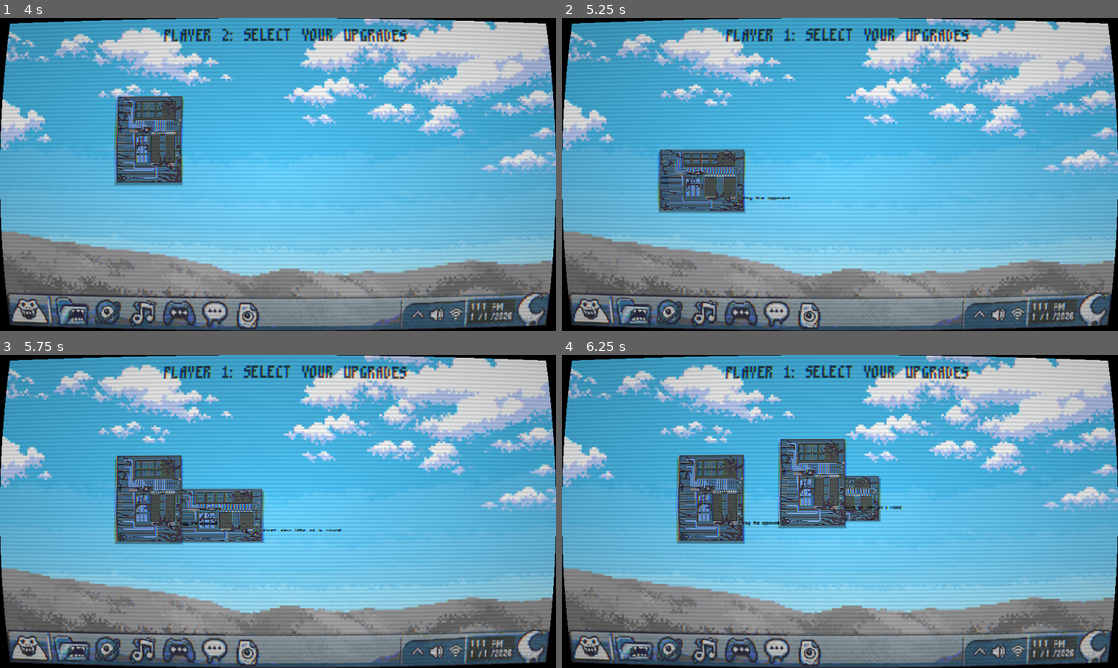
Above: before the commit, frames 1-4 (two rows, left to right).
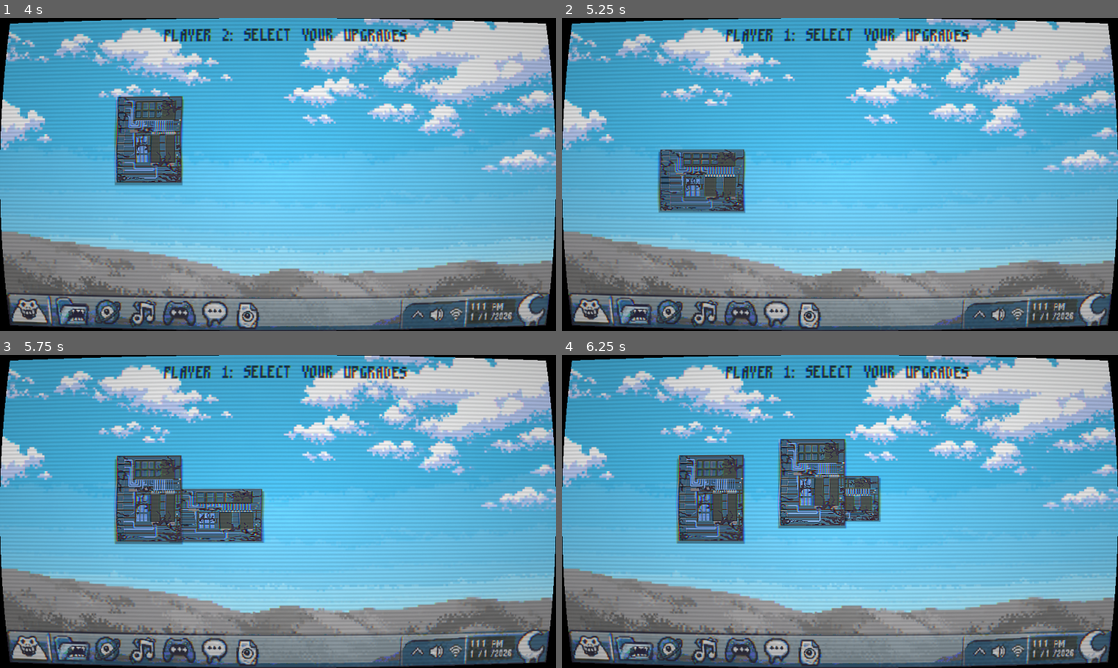
Above: after the commit, the same moments.

Repository: Filkspline/CreatureFeature
Game: Godot game, scene res://scenes/main_menu.tscn
The game is run twice, just before and just after one commit, with the same random seed, the same clock (stepped at 60 frames per second) and the same inputs. The engine's default icon, where the game draws it, is replaced by a stand-in: a white triangle on a blue panel in a dark square. Sound files missing from this copy of the repository are replaced by a short silence.
Inputs (mouse positions are in pixels of both pictures, inside the frame that each line leads up to):
- Up to frame 1 (4 s): click "Play" at 0.5 s; tap A (LeftP1) at 1.25, 2, 2.75 s; move the mouse to (400, 158) at 1.27 s; hold D (MenuTabRight) 1.28-2 s; tap Left (LeftP2) at 1.35 s; click (400, 158) at 1.42 s; drag from (166, 190) to (250, 237) at 2.02 s; move the mouse to (333, 105) at 2.77 s; hold D (MenuTabRight) 2.78-3.5 s; tap 2 at 2.85 s; drag from (250, 237) to (111, 127) at 3.52 s
- Up to frame 2 (5.25 s): move the mouse to (1006, 221) at 4.27 s; hold A (LeftP1) 4.28-5 s; tap 1 at 4.35 s; drag from (673, 127) to (878, 161) at 5.02 s
- Up to frame 3 (5.75 s): no input
- Up to frame 4 (6.25 s): move the mouse to (867, 511) at 5.77 s; hold Escape (MenuBack) from 5.78 s (still down); tap Left (LeftP2) at 5.85 s; click (867, 511) at 5.92 s

Frame 1 is identical in both runs. In frame 2, less than 0.1% of the frame differs, in the area x 32-42%, y 57-59%; in frame 3, 0.1%; in frame 4, 0.2%, in the area x 32-62%, y 48-55%.

Commit message:
Quick fix for art addon and text wrapping for cards

Diff:
--- a/scenes/upgrade_card.tscn
+++ b/scenes/upgrade_card.tscn
@@ -177,11 +177,12 @@
 [node name="Description" type="Label" parent="Control/card_front" unique_id=1799692244]
 offset_left = -340.00003
 offset_top = 240.00003
-offset_right = -165.00003
-offset_bottom = 403.00003
+offset_right = 340.00003
+offset_bottom = 470.0
 theme = SubResource("Theme_g4v7s")
 theme_override_colors/font_color = Color(0, 0, 0, 1)
 theme_override_colors/font_shadow_color = Color(1, 1, 1, 0.3529412)
+autowrap_mode = 2
 
 [node name="selection_icon" type="AnimatedSprite2D" parent="Control" unique_id=375975407]
 visible = false
--- a/scripts/card_resource_files/armour_plating.tres
+++ b/scripts/card_resource_files/armour_plating.tres
@@ -1,11 +1,13 @@
 [gd_resource type="Resource" script_class="UpgradeData" format=3 uid="uid://c5veiaaxn8d8k"]
 
 [ext_resource type="Script" uid="uid://bd1fwy7c88cpg" path="res://scripts/upgrade_data.gd" id="1_i7oxv"]
+[ext_resource type="Texture2D" uid="uid://8cjawt00jgp4" path="res://assets/card_assets/card_icons/armoured.png" id="1_rgqnn"]
 
 [resource]
 script = ExtResource("1_i7oxv")
 name = "Armour Plating"
 description = "Flat damage reducion on the first few hits of a round"
+icon = ExtResource("1_rgqnn")
 effect_type = 4
 show_in_pre_fight = false
 stat_name = &"max_health"
--- a/scripts/card_resource_files/turtle.tres
+++ b/scripts/card_resource_files/turtle.tres
@@ -1,11 +1,13 @@
 [gd_resource type="Resource" script_class="UpgradeData" format=3 uid="uid://cb4efko11ba8y"]
 
+[ext_resource type="Texture2D" uid="uid://dyjrq4thxdyvr" path="res://assets/Turtle.png" id="1_3ft2o"]
 [ext_resource type="Script" uid="uid://bd1fwy7c88cpg" path="res://scripts/upgrade_data.gd" id="1_vf16i"]
 
 [resource]
 script = ExtResource("1_vf16i")
 name = "Turtle"
 description = "Heals a small amount of health when blocking"
+icon = ExtResource("1_3ft2o")
 effect_type = 4
 show_in_pre_fight = false
 stat_name = &"max_health"
--- a/scripts/card_resource_files/vampire.tres
+++ b/scripts/card_resource_files/vampire.tres
@@ -1,11 +1,13 @@
 [gd_resource type="Resource" script_class="UpgradeData" format=3 uid="uid://qasqylwpvodm"]
 
 [ext_resource type="Script" uid="uid://bd1fwy7c88cpg" path="res://scripts/upgrade_data.gd" id="1_3dyhk"]
+[ext_resource type="Texture2D" uid="uid://2aa6ud8otrbx" path="res://assets/card_assets/card_icons/Nosferatu.png" id="1_e3p1y"]
 
 [resource]
 script = ExtResource("1_3dyhk")
 name = "Vampire"
 description = "Regain HP when dealing damage"
+icon = ExtResource("1_e3p1y")
 effect_type = 4
 show_in_pre_fight = false
 stat_name = &"max_health"
